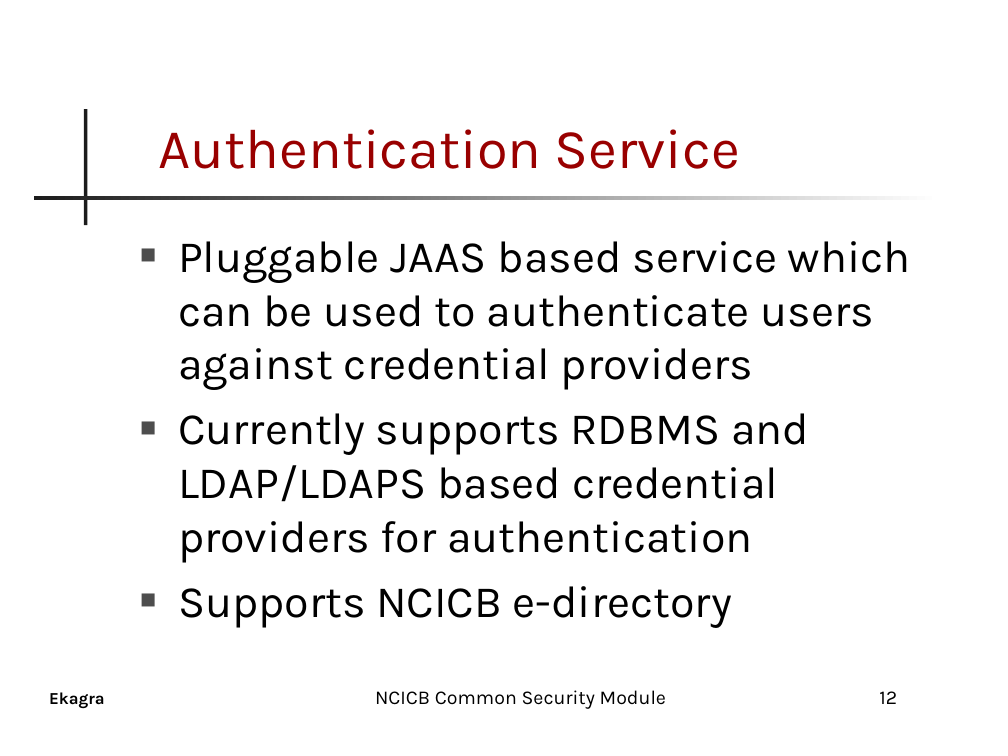
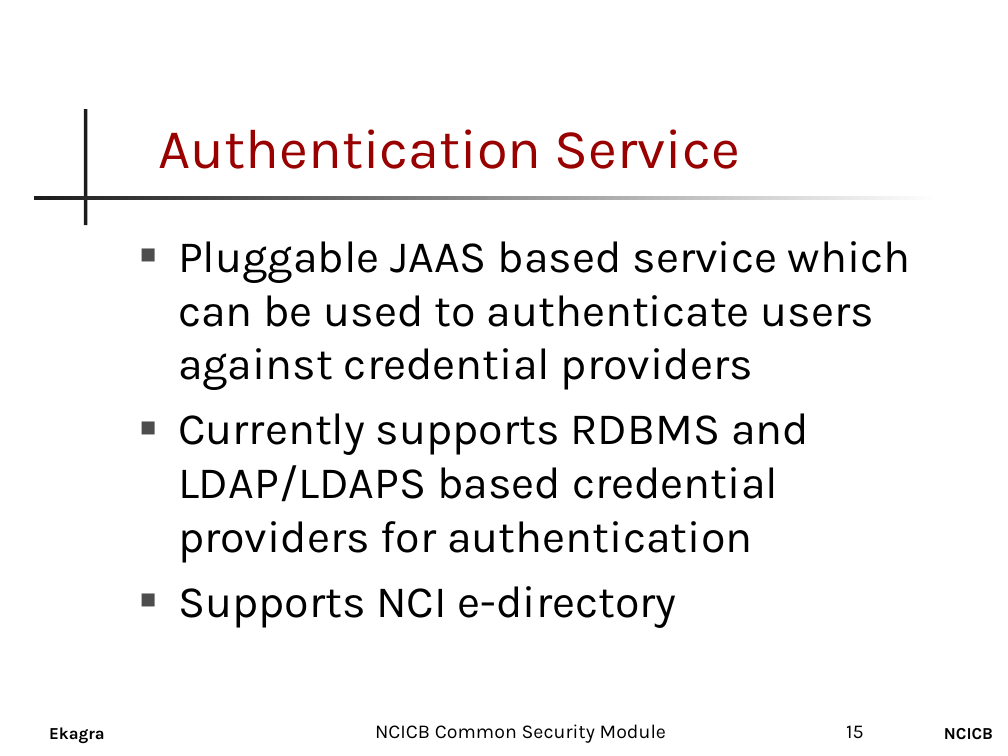
Before and after one commit to CBIIT/common-security-module-docs, a slide deck: slide 15 of CSM_Presentation.ppt (slide 12 before the commit). Drawn at 1008x756 pixels with LibreOffice and Linux fonts; fonts in the diff are those of the drawing; background and template pictures are left out. Boxes give left, top, right and bottom in pixels: in the first picture for what was removed or moved away, otherwise in the second. Text is boxed around its words. In the diff, an @@ line names an element or a change of style, - is before the commit and + after.

```diff
--- a/CSM_Presentation.ppt
+++ b/CSM_Presentation.ppt
@@ text at bbox=[178, 586, 677, 628]: text changed @@
-■ Supports NCICB e-directory
+■ Supports NCI e-directory
@@ text "Ekagra": place and size @@
-text "Ekagra" at bbox=[49, 692, 105, 709]
+text "Ekagra" at bbox=[49, 727, 105, 744]
@@ text "NCICB Common Security Module": place and size @@
-text "NCICB Common Security Module" at bbox=[375, 690, 666, 709]
+text "NCICB Common Security Module" at bbox=[375, 724, 666, 743]
@@ page number removed at bbox=[879, 691, 897, 704] @@
-12
@@ page number added at bbox=[846, 725, 864, 738], 14 pt, text #000000 @@
+15
@@ text added at bbox=[944, 728, 993, 740], 12 pt, text #000000, bold @@
+NCICB
```
Also in this commit, not shown: 28 other slides changed, 4 slides added, 1 other file.
